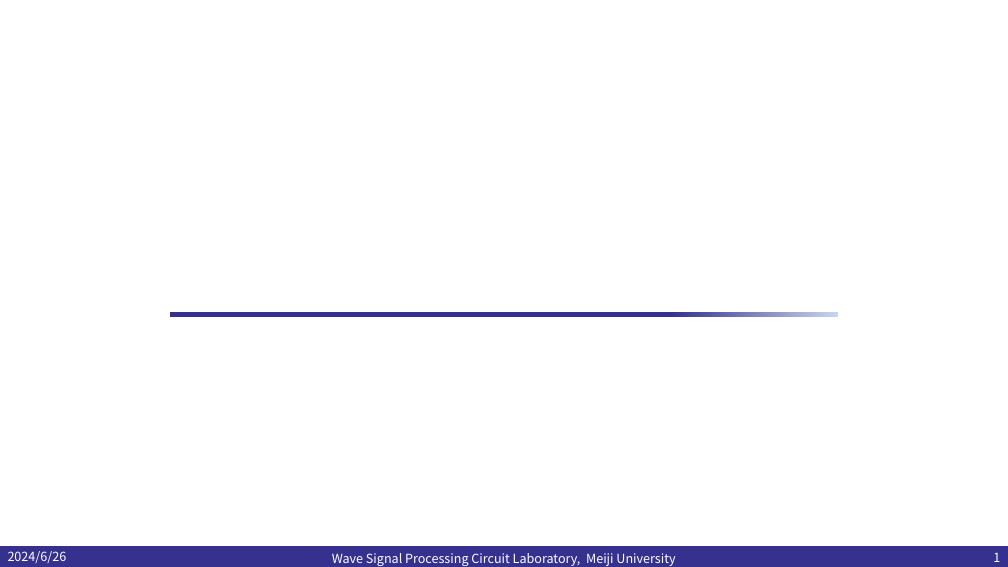
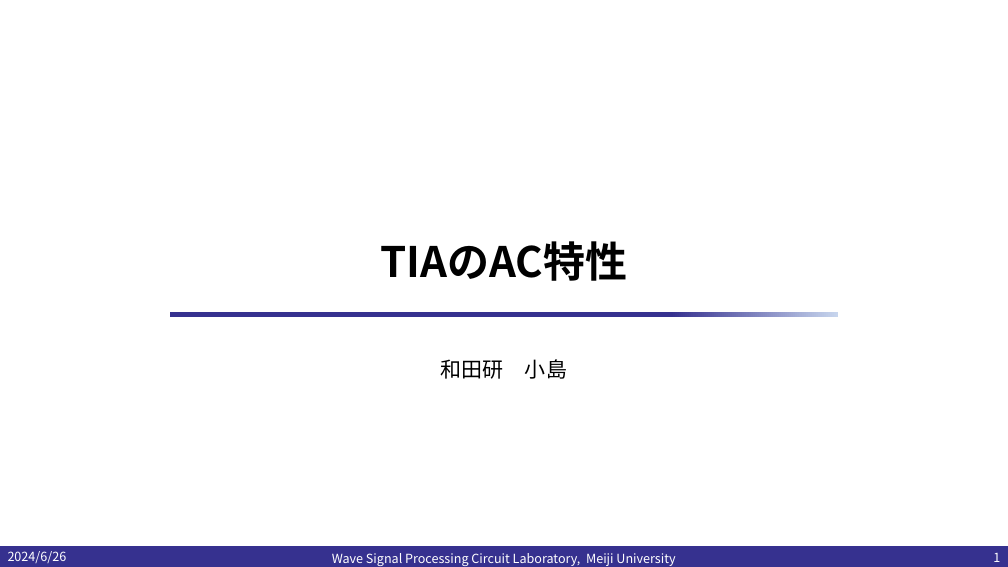
Before and after one commit to kjm-desktop10400/reserch, a slide deck: slide 1 of IHP_2024/20240628/プレゼンテーション2.pptx. Drawn at 1008x567 pixels with LibreOffice and Linux fonts; fonts in the diff are those of the drawing; background and template pictures are left out. Boxes give left, top, right and bottom in pixels: in the first picture for what was removed or moved away, otherwise in the second. Text is boxed around its words. In the diff, an @@ line names an element or a change of style, - is before the commit and + after.

```diff
--- a/IHP_2024/20240628/プレゼンテーション2.pptx
+++ b/IHP_2024/20240628/プレゼンテーション2.pptx
@@ title added at <box>381,241,628,281</box>, 40 pt, text #000000, bold @@
+TIAのAC特性
@@ subtitle added at <box>441,359,567,379</box>, 20 pt, text #000000 @@
+和田研 小島
```
Also in this commit, not shown: 1 other slide changed, 2 slides added, 12 other files.
